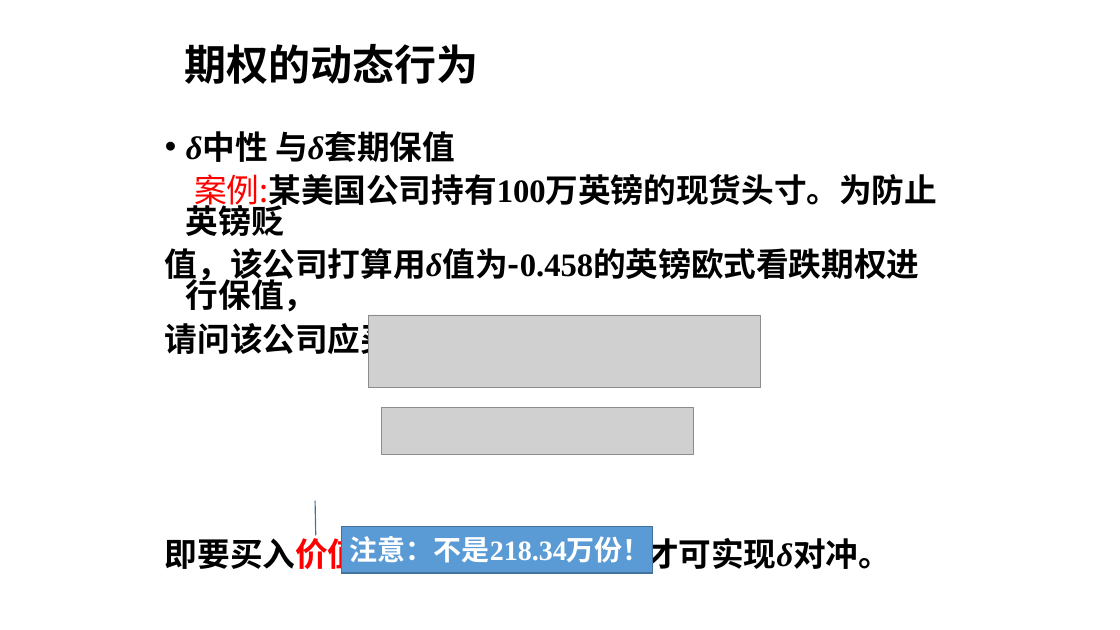
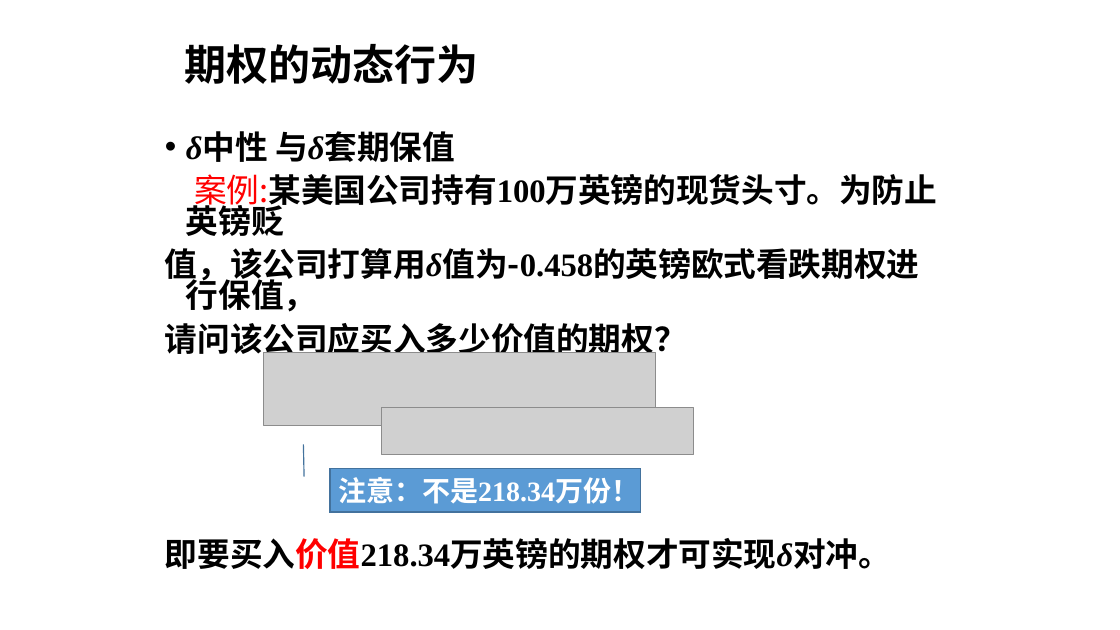
Before and after one commit to yunfengxs/my-Papers, a slide deck: slide 71 of 金工/金工十80页.pptx. Drawn at 1120x630 pixels with LibreOffice and Linux fonts; fonts in the diff are those of the drawing; grey boxes stand for pictures. Boxes give left, top, right and bottom in pixels: in the first picture for what was removed or moved away, otherwise in the second. Text is boxed around its words. In the diff, an @@ line names an element or a change of style, - is before the commit and + after.

```diff
--- a/金工/金工十80页.pptx
+++ b/金工/金工十80页.pptx
@@ picture: place and size @@
-picture at [368,315,760,388]
+picture at [264,353,655,426]
@@ border callout "注意：不是218.34万份！": place and size @@
-border callout "注意：不是218.34万份！" at [342,527,653,573]
+border callout "注意：不是218.34万份！" at [330,469,641,513]
```
Also in this commit, not shown: 12 other slides changed, 7 other files.
